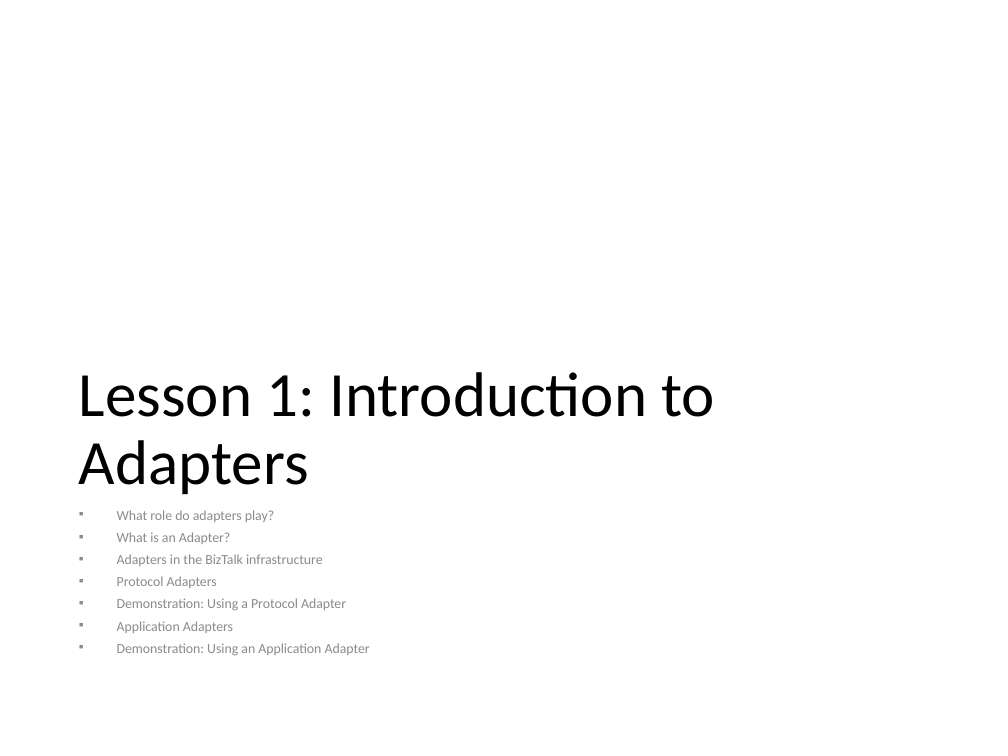
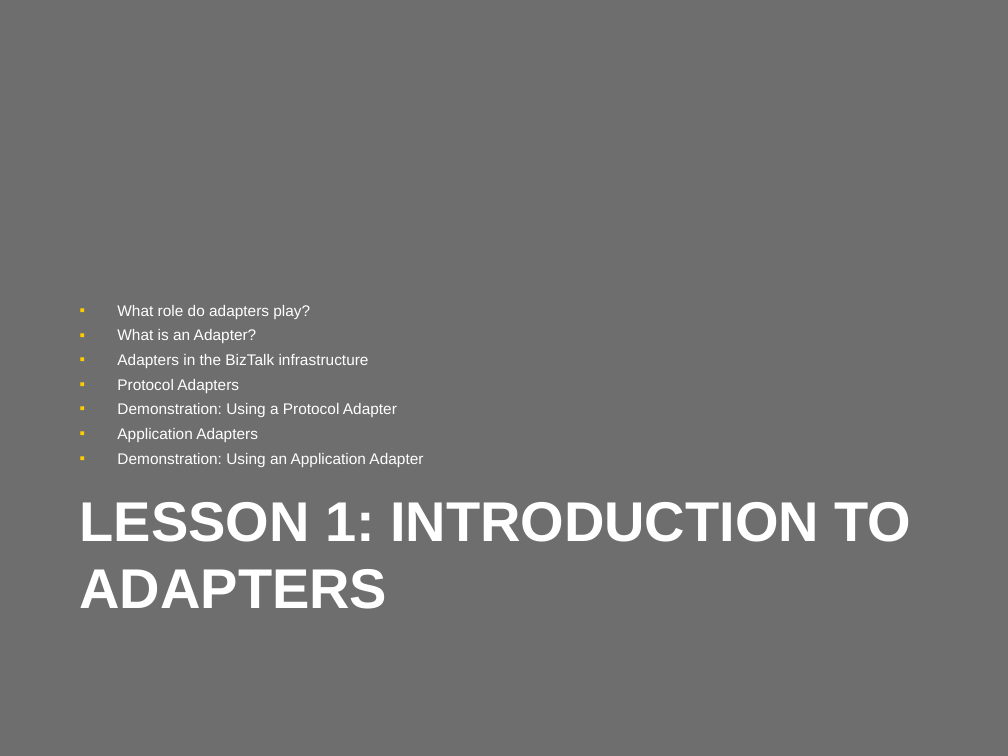
Before and after one commit to wmmihaa/BizTalk-Server---Developing-Integration-Solutions, a slide deck: slide 3 of Slides/Module 7 - Adapters.pptx. Drawn at 1008x756 pixels with LibreOffice and Linux fonts; fonts in the diff are those of the drawing. Boxes give left, top, right and bottom in pixels: in the first picture for what was removed or moved away, otherwise in the second. Text is boxed around its words. In the diff, an @@ line names an element or a change of style, - is before the commit and + after.

```diff
--- a/Slides/Module 7 - Adapters.pptx
+++ b/Slides/Module 7 - Adapters.pptx
@@ background #FFFFFF to #6E6E6E @@
@@ text "What role do adapters play?": place and size @@
-text "What role do adapters play?" at [117,510,370,655]
+text "What role do adapters play?" at [117,305,423,467]
@@ text "What role do adapters play?" at [117,305,423,467]: size 9.9 to 11 pt, font Calibri to Arial, text colour #8C8C8C to #FFFFFF; line spacing 0.7 to 1; less space between paragraphs; vertical alignment top to bottom @@
@@ title at [80,502,911,609]: text changed; size 45 to 40 pt; font Calibri to Arial; text colour #000000 to #FFFFFF; bold on @@
-Lesson 1: Introduction to Adapters
+LESSON 1: INTRODUCTION TO ADAPTERS
@@ title "LESSON 1: INTRODUCTION TO ADAPTERS" at [80,502,911,609]: vertical alignment bottom to top @@
```
Also in this commit, not shown: 24 other slides changed, 2 slides added, 1 slide removed, 11 other files.
